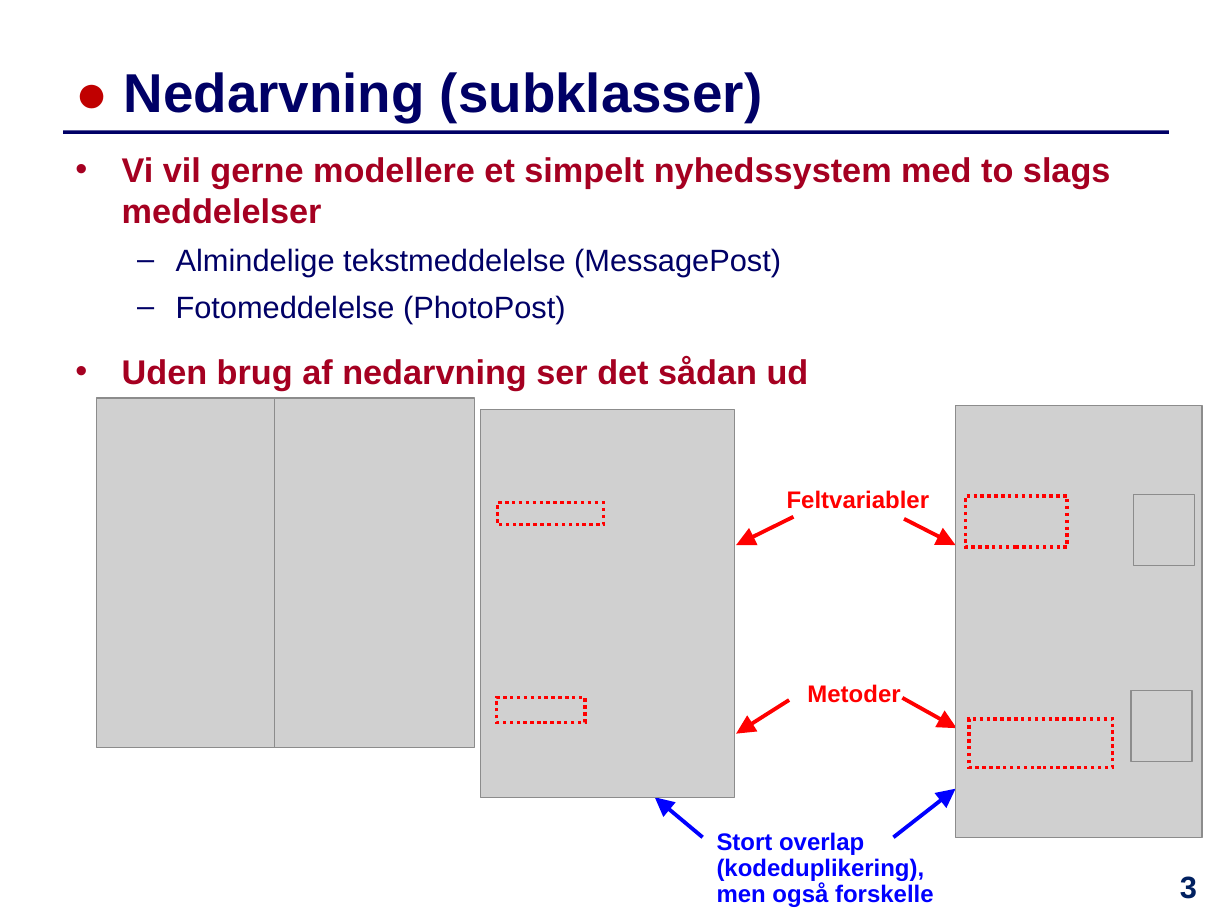
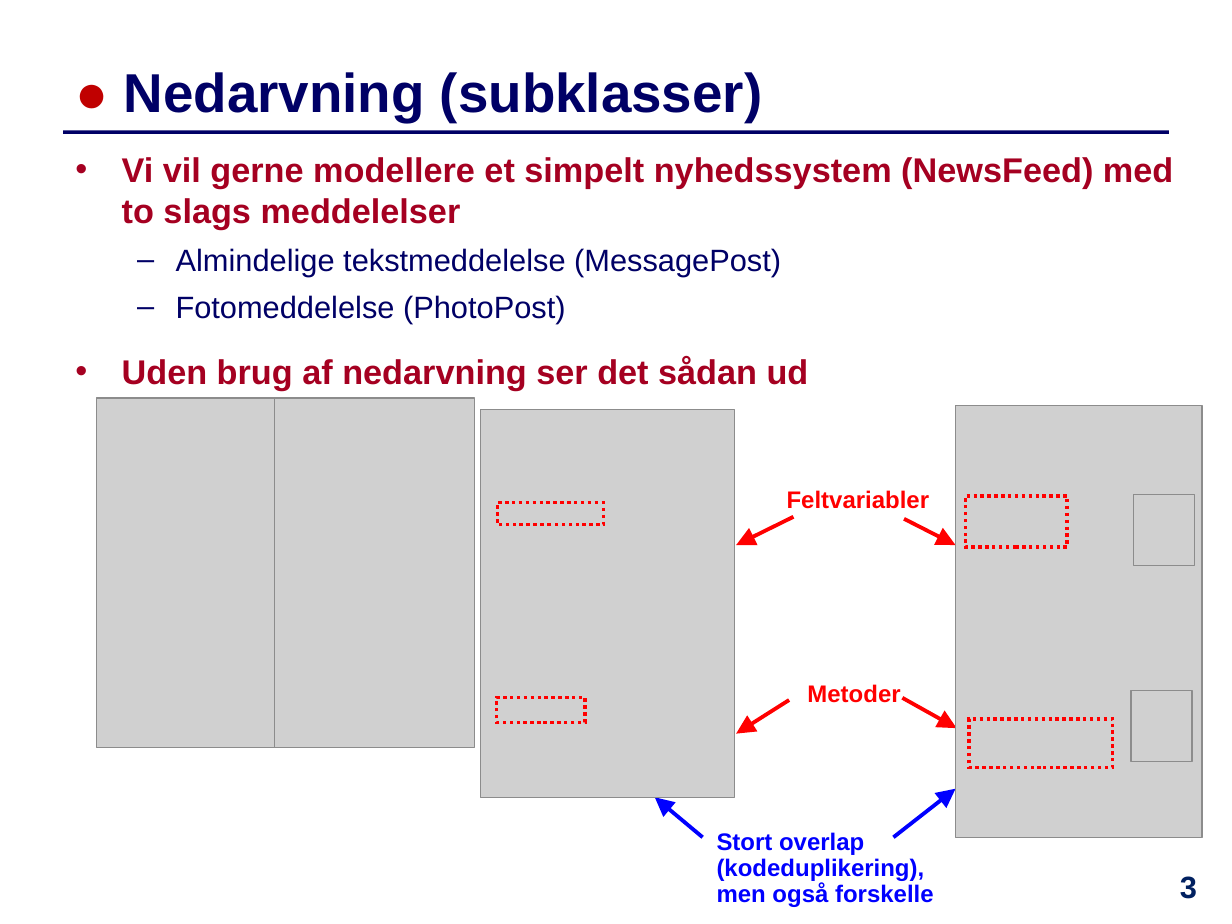
Before and after one commit to IntProgAU/Materiale, a slide deck: slide 3 of web/e23/uge_11/Slides-Uge11.pptx. Drawn at 1232x924 pixels with LibreOffice and Linux fonts; fonts in the diff are those of the drawing; grey boxes stand for pictures. Boxes give left, top, right and bottom in pixels: in the first picture for what was removed or moved away, otherwise in the second. Text is boxed around its words. In the diff, an @@ line names an element or a change of style, - is before the commit and + after.

```diff
--- a/web/e23/uge_11/Slides-Uge11.pptx
+++ b/web/e23/uge_11/Slides-Uge11.pptx
@@ text at [122,157,1173,229]: text changed @@
-• Vi vil gerne modellere et simpelt nyhedssystem med to slags meddelelser
+• Vi vil gerne modellere et simpelt nyhedssystem (NewsFeed) med to slags meddelelser
```
Also in this commit, not shown: 12 other slides changed, 3 other files.
